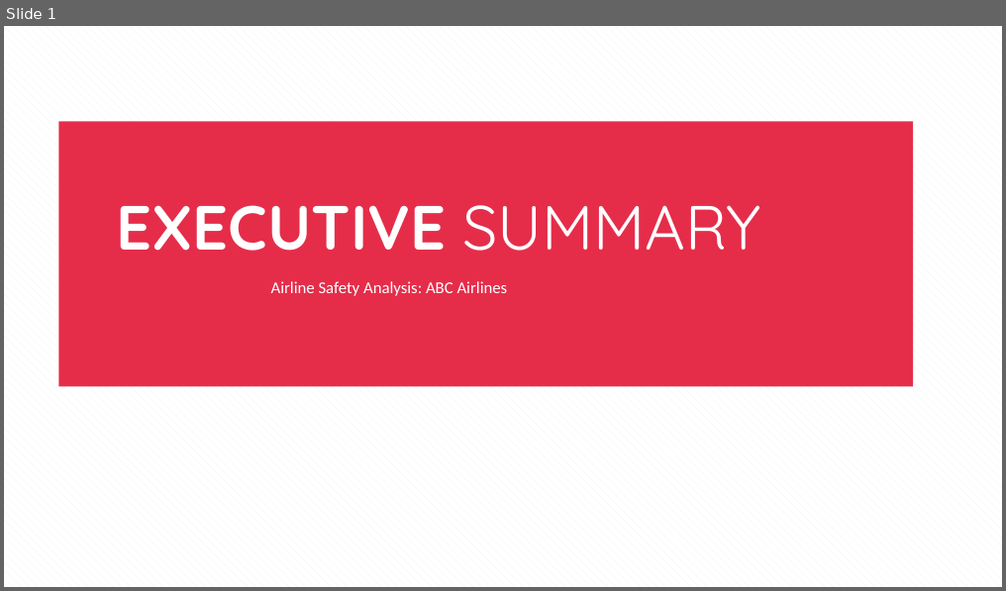
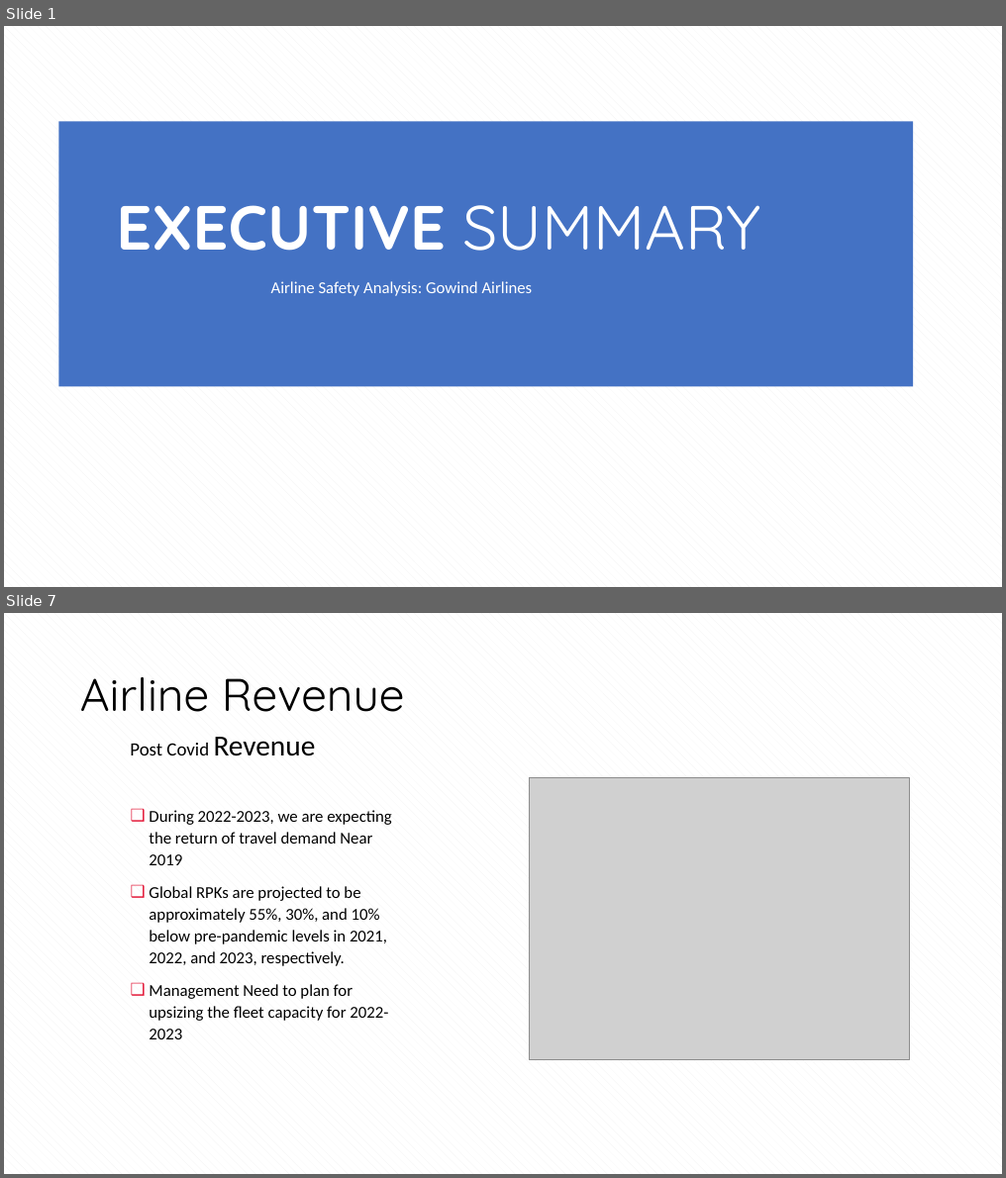
Before and after one commit to suprajarapuru/Data-Visulization-Story-Telling, a slide deck: Term Project/RapuruSupraja_Executive Summary_Airline_Safety.pptx. Shown one above the other, each under a label of ours: slide 1 before the commit, slides 1 and 7 after it; the slides between them are not shown. The pictures are 1006x591 and 1006x1178 pixels, drawn with LibreOffice and Linux fonts; fonts in the diff are those of the drawing; grey boxes stand for pictures. Boxes give left, top, right and bottom in pixels: in the first picture for what was removed or moved away, otherwise in the second. Text is boxed around its words. In the diff, an @@ line names an element or a change of style, - is before the commit and + after.

```diff
--- a/Term Project/RapuruSupraja_Executive Summary_Airline_Safety.pptx
+++ b/Term Project/RapuruSupraja_Executive Summary_Airline_Safety.pptx
@@ slide 7 added at [4,613,1002,1174], background pattern #F2F2F2 on #FFFFFF @@
@@ title added at [80,677,405,712], 44 pt, text #000000 @@
+Airline Revenue
@@ text added at [130,737,316,757], 18 pt, text #000000 @@
+Post Covid Revenue
@@ picture added at [529,777,909,1059] @@
@@ text added at [149,810,392,1040], 16 pt, text #000000 @@
+❑ During 2022-2023, we are expecting the return of travel demand Near 2019
+❑ Global RPKs are projected to be approximately 55%, 30%, and 10% below pre-pandemic levels in 2021, 2022, and 2023, respectively.
+❑ Management Need to plan for upsizing the fleet capacity for 2022-2023
@@ slide 1 changed as well @@
@@ rectangle at [58,122,913,386]: fill #E31737 at 90% opacity to #4472C4 @@
@@ text at [271,281,533,296]: text changed @@
-Airline Safety Analysis: ABC Airlines
+Airline Safety Analysis: Gowind Airlines
```
Also in this commit, not shown: 8 other slides added, 5 slides removed, 1 other file.
